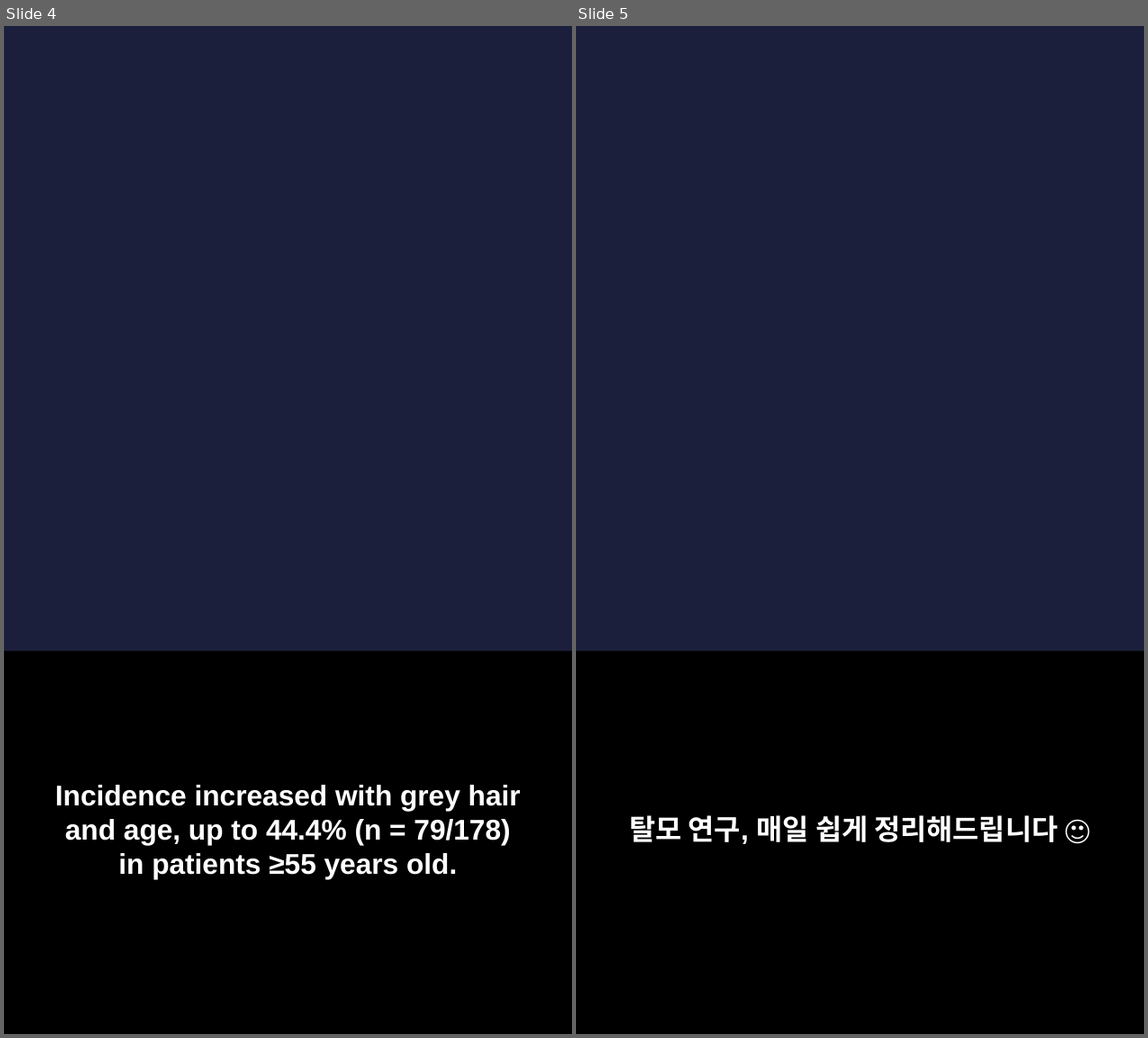
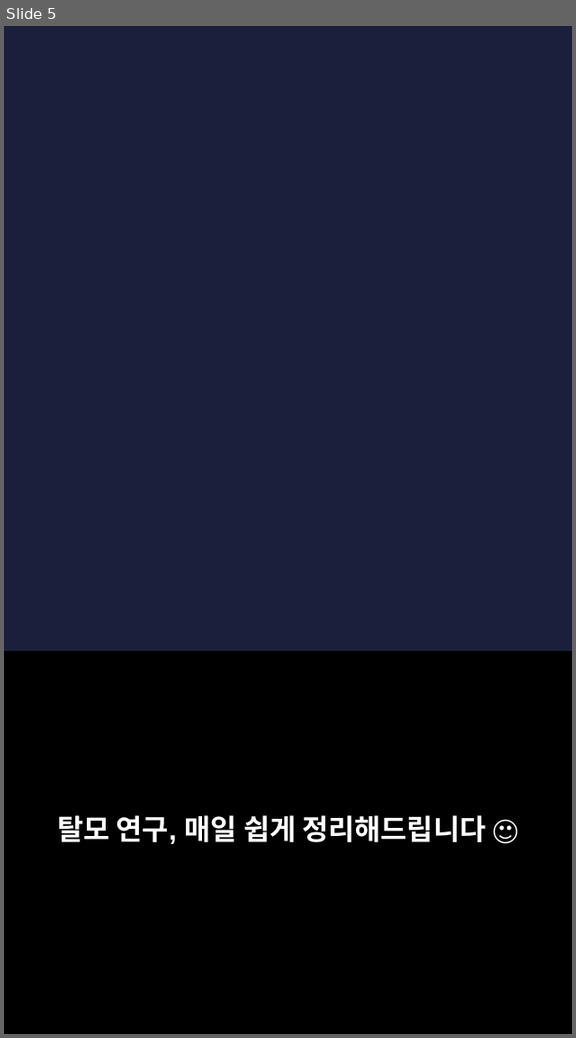
Before and after one commit to hyokang2010-BJ-ANTH/product-builder-test, a slide deck: pwa/data/latest/slides.pptx. Shown side by side, each under a label of ours: slides 4 and 5 before the commit, slide 5 after it. The pictures are 1148x1038 and 576x1038 pixels, drawn with LibreOffice and Linux fonts; fonts in the diff are those of the drawing; background and template pictures are left out. Boxes give left, top, right and bottom in pixels: in the first picture for what was removed or moved away, otherwise in the second. Text is boxed around its words. In the diff, an @@ line names an element or a change of style, - is before the commit and + after.

```diff
--- a/pwa/data/latest/slides.pptx
+++ b/pwa/data/latest/slides.pptx
@@ slide 4 removed at bbox=[4, 26, 572, 1034], background picture (left out) @@
@@ rectangle removed at bbox=[4, 652, 572, 1034] @@
@@ text removed at bbox=[55, 785, 521, 879] @@
-Incidence increased with grey hair and age, up to 44.4% (n = 79/178) in patients ≥55 years old.
```
Also in this commit, not shown: 3 slides changed, 4 slides added, 4 other slides removed, 26 other files.
